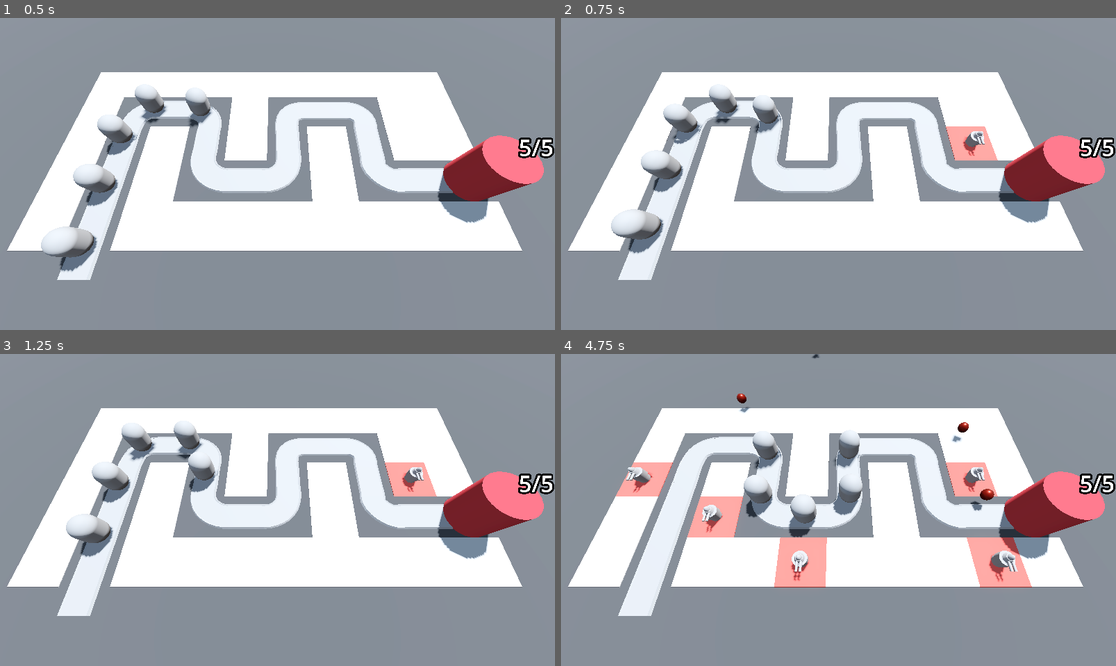
Above: before the commit, frames 1-4 (two rows, left to right).
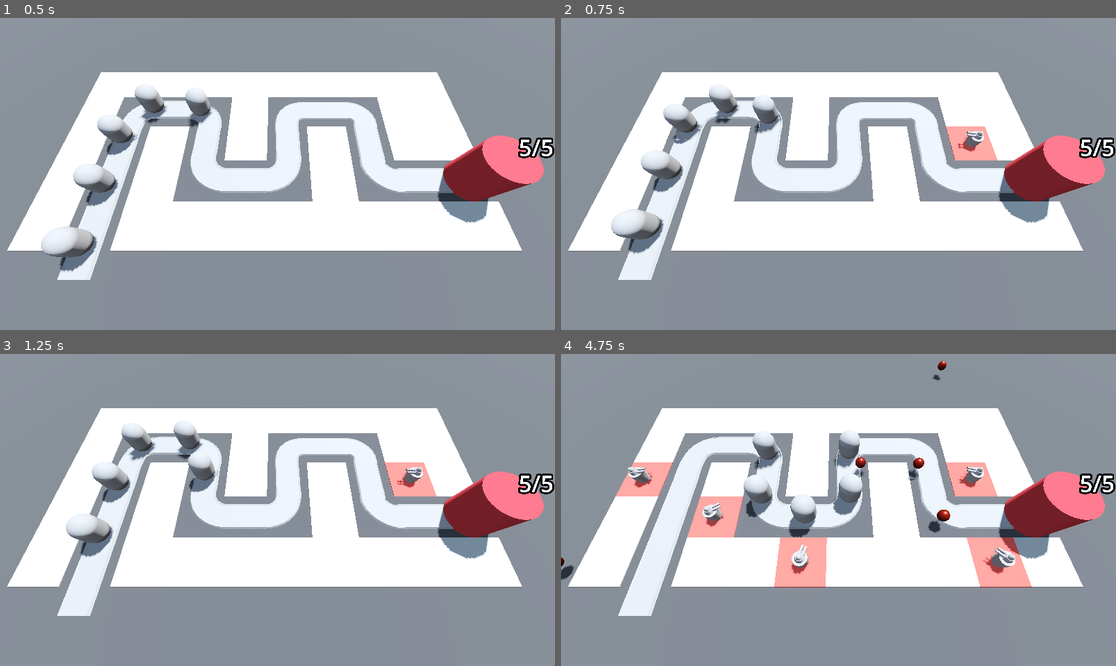
Above: after the commit, the same moments.

Repository: prokosim/barbar-blast
Game: Godot game, scene res://BaseLevel.tscn
Same seed, same stepped clock (60 frames per second), same inputs: the game is played once before the commit and once after it.
Inputs (mouse positions are in pixels of both pictures, inside the frame that each line leads up to):
- Up to frame 1 (0.5 s): no input
- Up to frame 2 (0.75 s): move the mouse to (960, 158) at 0.52 s; press the mouse at (960, 158) at 0.53 s
- Up to frame 3 (1.25 s): no input
- Up to frame 4 (4.75 s): move the mouse to (727, 525) at 1.27 s; release the mouse at (727, 525) at 1.28 s; click (727, 525) at 1.35 s; move the mouse to (894, 441) at 2.02 s; press the mouse at (894, 441) at 2.03 s; move the mouse to (810, 572) at 2.77 s; release the mouse at (810, 572) at 2.78 s; click (810, 572) at 2.85 s; move the mouse to (1005, 556) at 3.52 s; press the mouse at (1005, 556) at 3.53 s; move the mouse to (672, 463) at 4.27 s; release the mouse at (672, 463) at 4.28 s; click (672, 463) at 4.35 s

Frame 1 is identical in both runs. In frame 2, less than 0.1% of the frame differs, in the area x 71-77%, y 36-45%; in frame 3, less than 0.1%; in frame 4, 1.2%, in the area x 0-83%, y 0-74%.

Commit message:
globar_transform.basis.z

Diff:
--- a/Turret/turret.gd
+++ b/Turret/turret.gd
@@ -8,9 +8,11 @@
 
 func _physics_process(delta: float) -> void:
 	var enemy = enemy_path.get_children().back()
-	print(enemy)
+	look_at(enemy.global_position, Vector3.UP, true)
+
 
 func _on_timer_timeout() -> void:
 	var shot = projectile.instantiate()
 	add_child(shot)
 	shot.global_position = turret_head.global_position
+	shot.direction = global_transform.basis.z
